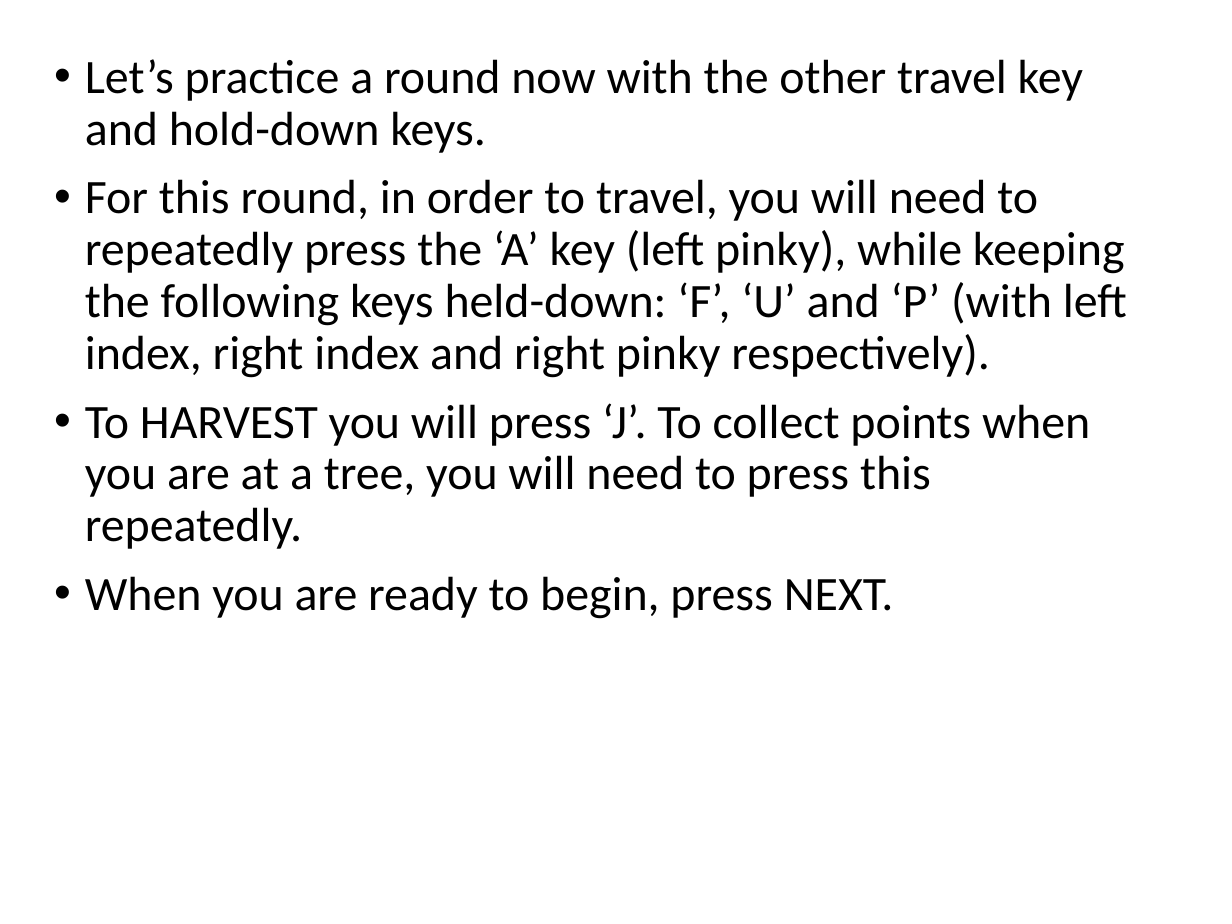
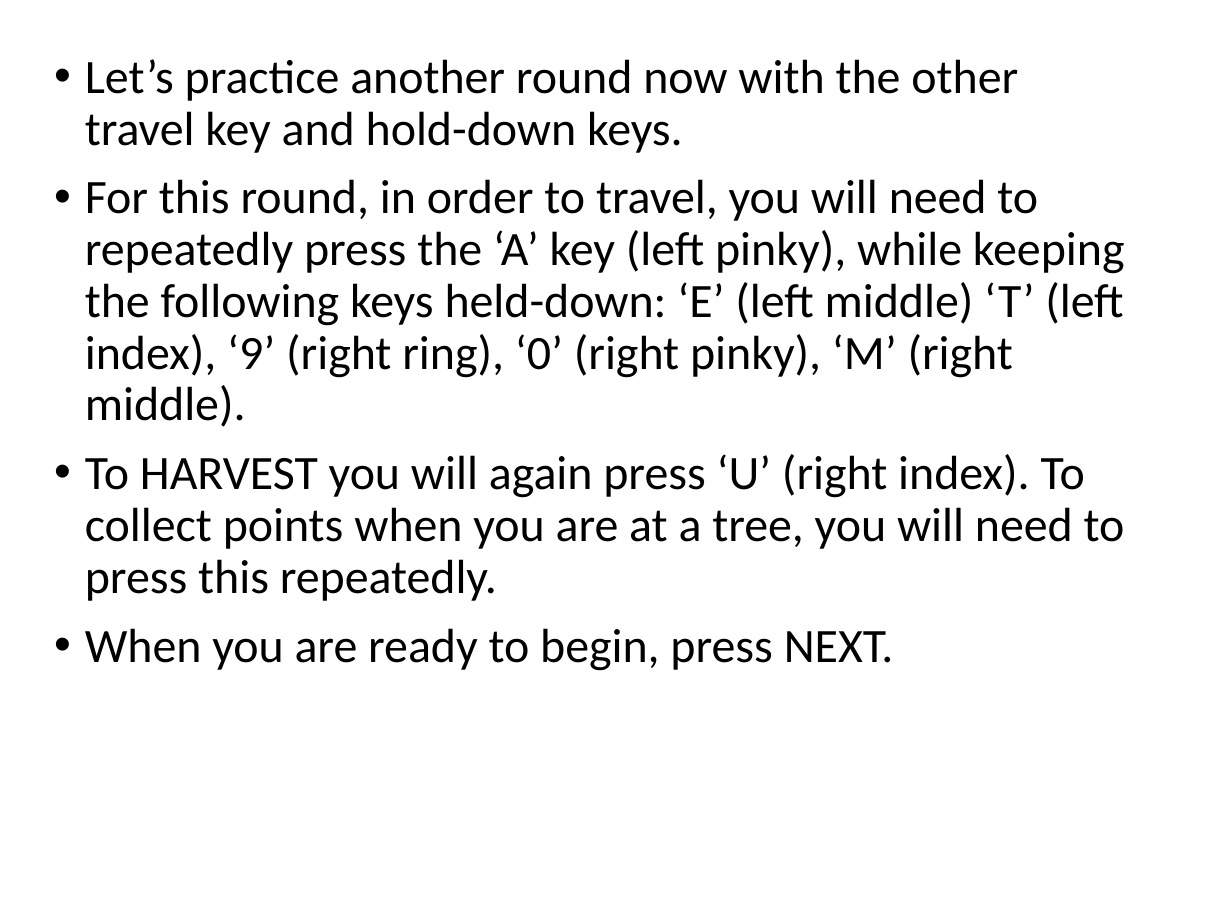
Before and after one commit to evanrussek/forage_jsp, a slide deck: slide 7 of public/ver_3/Stimuli/forage_instructions.pptx. Drawn at 1232x924 pixels with LibreOffice and Linux fonts; fonts in the diff are those of the drawing. Boxes give left, top, right and bottom in pixels: in the first picture for what was removed or moved away, otherwise in the second. Text is boxed around its words. In the diff, an @@ line names an element or a change of style, - is before the commit and + after.

```diff
--- a/public/ver_3/Stimuli/forage_instructions.pptx
+++ b/public/ver_3/Stimuli/forage_instructions.pptx
@@ text at box(85, 59, 1125, 601): text changed @@
-• Let’s practice a round now with the other travel key and hold-down keys.
-• For this round, in order to travel, you will need to repeatedly press the ‘A’ key (left pinky), while keeping the following keys held-down: ‘F’, ‘U’ and ‘P’ (with left index, right index and right pinky respectively).
-• To HARVEST you will press ‘J’. To collect points when you are at a tree, you will need to press this repeatedly.
+• Let’s practice another round now with the other travel key and hold-down keys.
+• For this round, in order to travel, you will need to repeatedly press the ‘A’ key (left pinky), while keeping the following keys held-down: ‘E’ (left middle) ‘T’ (left index), ‘9’ (right ring), ‘0’ (right pinky), ‘M’ (right middle).
+• To HARVEST you will again press ‘U’ (right index). To collect points when you are at a tree, you will need to press this repeatedly.
```
Also in this commit, not shown: 7 other slides changed, 14 other files.
